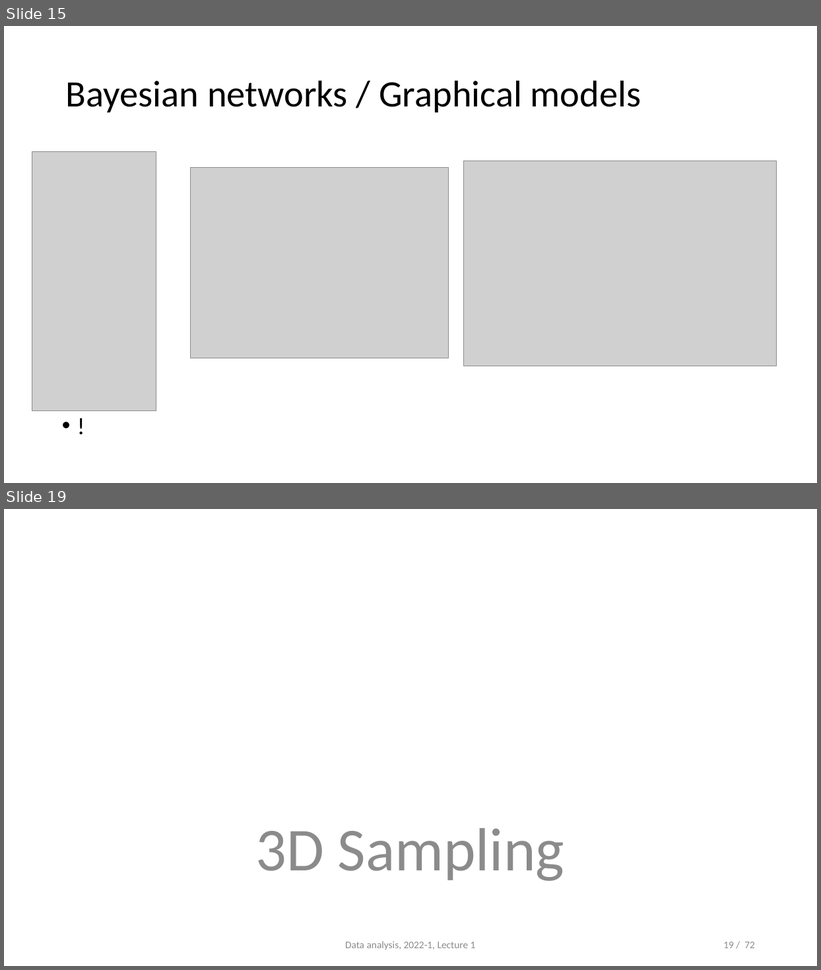
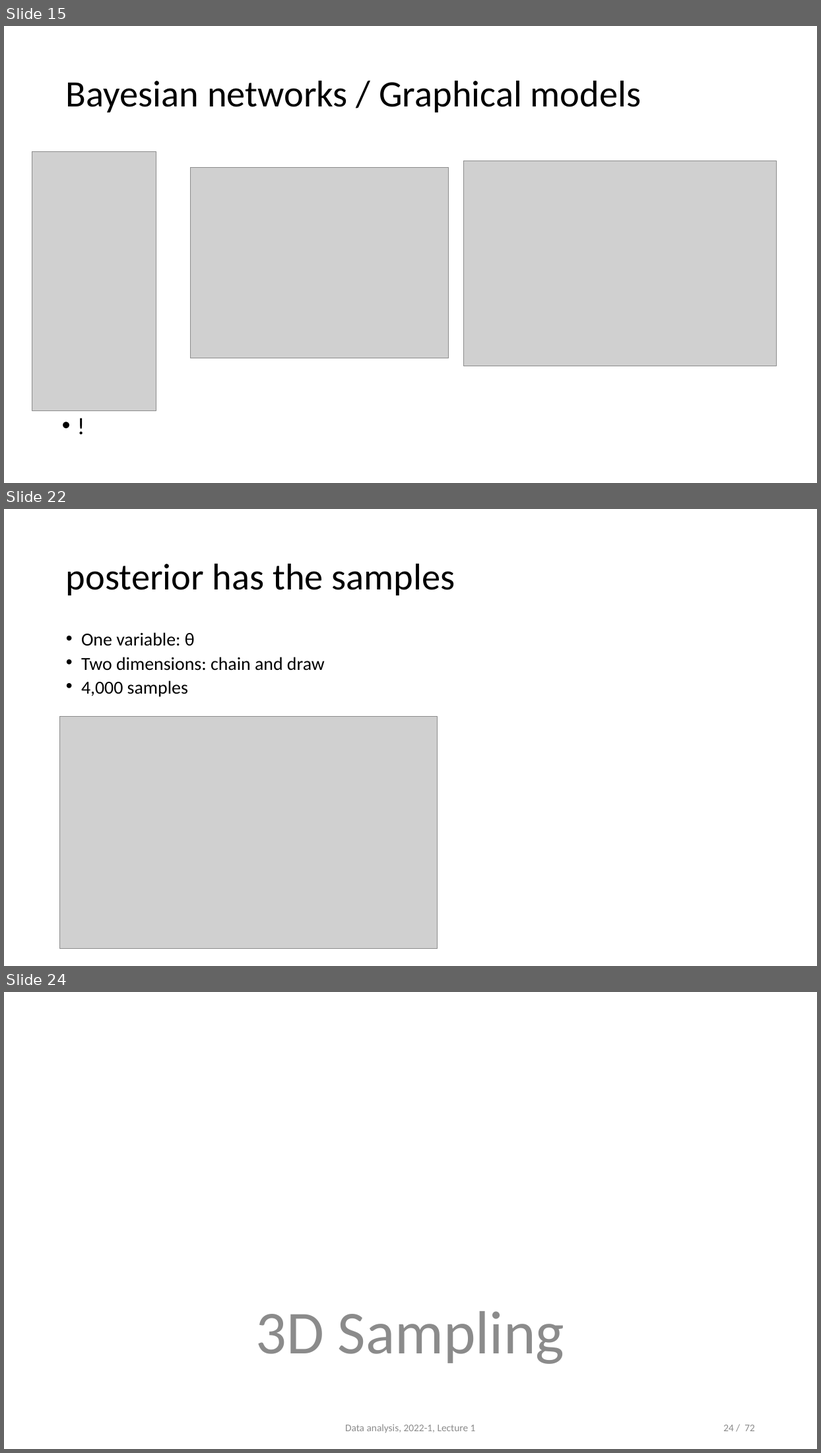
Before and after one commit to opherdonchin/StatisticalComputationAndAnalysis, a slide deck: Lectures/Lecture 3 PyMC and Sampling.pptx. Shown one above the other, each under a label of ours: slides 15 and 19 before the commit, slides 15, 22 and 24 after it; the slides between them are not shown. The pictures are 821x970 and 821x1453 pixels, drawn with LibreOffice and Linux fonts; fonts in the diff are those of the drawing; grey boxes stand for pictures. Boxes give left, top, right and bottom in pixels: in the first picture for what was removed or moved away, otherwise in the second. Text is boxed around its words. In the diff, an @@ line names an element or a change of style, - is before the commit and + after.

```diff
--- a/Lectures/Lecture 3 PyMC and Sampling.pptx
+++ b/Lectures/Lecture 3 PyMC and Sampling.pptx
@@ slide 22 added at (x1=4, y1=509, x2=817, y2=966), background #FFFFFF @@
@@ title added at (x1=66, y1=563, x2=455, y2=595), 44 pt, text #000000 @@
+posterior has the samples
@@ text added at (x1=81, y1=632, x2=325, y2=697), 21.7 pt, text #000000 @@
+• One variable: θ
+• Two dimensions: chain and draw
+• 4,000 samples
@@ picture added at (x1=60, y1=716, x2=437, y2=949) @@
@@ what was slide 19 is now slide 24 @@
@@ page number at (x1=723, y1=1425, x2=755, y2=1432): text changed @@
-19 / 72
+24 / 72
```
Also in this commit, not shown: 2 slides changed, 6 other slides added, 3 other files.
